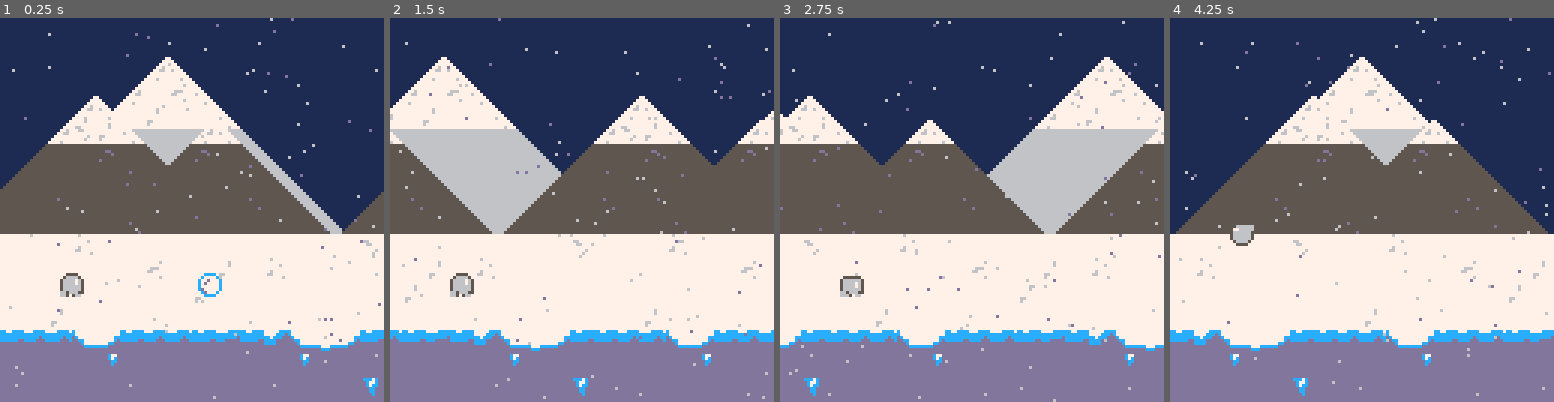
Above: before the commit, frames 1-4 (left to right).
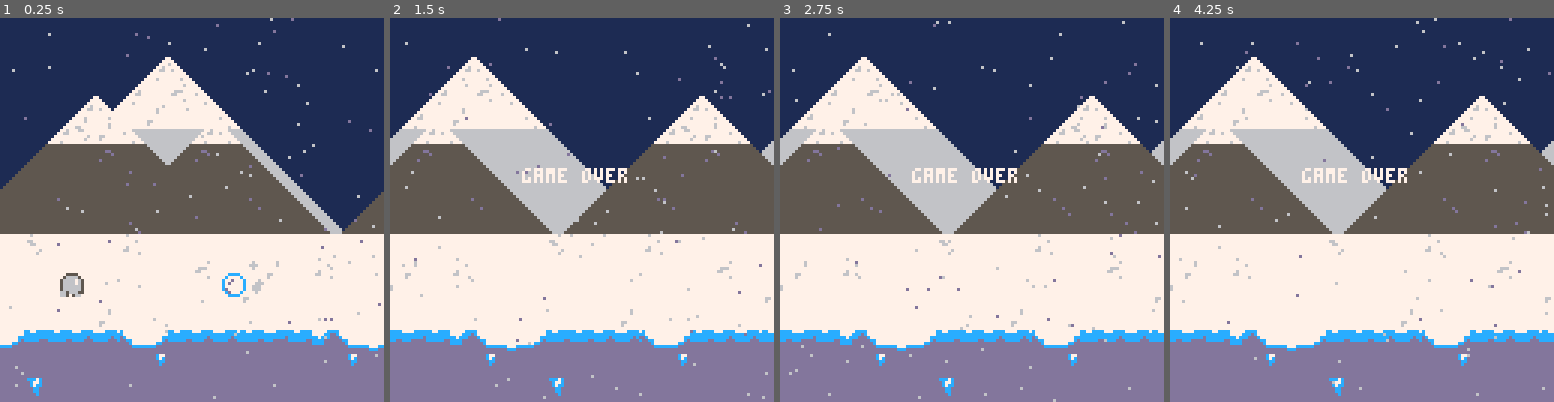
Above: after the commit, the same moments.

Repository: ejames0711/runner
Game: PICO-8 cartridge runner.p8
Two runs of this game, one before a commit and one after it. Both use one fixed random seed, a clock stepped at 60 frames per second and the inputs below.
Inputs:
- Up to frame 1 (0.25 s): no input
- Up to frame 2 (1.5 s): tap X (X key) at 0.33, 1.07 s
- Up to frame 3 (2.75 s): tap X (X key) at 1.85 s
- Up to frame 4 (4.25 s): tap X (X key) at 2.97, 4.08 s

The runs differ from the first frame. In frame 1, 3.6% of the frame differs, in the area x 0-100%, y 56-99%; in frame 2, 17%; in frame 3, 23%; in frame 4, 26%, in the area x 0-100%, y 10-99%.

Commit message:
add particle system

Diff:
--- a/runner.p8
+++ b/runner.p8
@@ -2,9 +2,10 @@
 version 41
 __lua__
 function _init()
-	state="play"
-
-	plyr = {}
+	game={}
+	game.state="play"
+
+	plyr={}
 	plyr.spr=1
 	plyr.timer=0
 	plyr.x=20
@@ -15,7 +16,7 @@
 
 	ground={}
 	ground.x=0
-	ground.spd=5
+	ground.spd=3
 
 	hill={}
 	hill.x=0
@@ -27,12 +28,17 @@
 
 	bckgrnd={ground,hill,mnt}
 
+	lg_sb={}
+	lg_sb.spr=43
+
 	sb = {}
 	sb.spr=6
 	sb.timer=0
-	sb.spd=3
+	sb.spd=2
 	sb.x=90
 	sb.y=85
+
+	particles={}
 
  snowx={}
  snowy={}
@@ -42,14 +48,15 @@
 end
 
 function _update()
-	if state == "play" then
+	if game.state == "play" then
 		play_game()
-	elseif state == "end" then
+	elseif game.state == "end" then
 		end_game()
 	end
 
-
-	animate_snow()
+	spawn_particles()
+	update_particles()
+	update_snow()
 end
 
 function _draw()
@@ -57,13 +64,17 @@
 	draw_bckgrnd(68,1,mnt,5,16)
 	draw_bckgrnd(50,2,hill,10,16)
 	draw_bckgrnd(0,0,ground)
-	snow()
-	if state == "play" then
+	spawn_snow()
+	if game.state == "play" then
 		spr(plyr.spr,plyr.x,plyr.y)
 		spr(sb.spr,sb.x,sb.y)
-	elseif state == "end" then
+		for p in all(particles) do
+		circfill(p.x,p.y,p.r,p.c)
+		end
+	elseif game.state == "end" then
 		print("game over",44,50,7)
 	end
+
 end
 -->8
 --animations
@@ -97,6 +108,10 @@
 	anim_w_frames(sb,6,8,5)
 end
 
+function anim_lg_sb()
+
+end
+
 
 --snow
 function init_snow()
@@ -107,7 +122,7 @@
  end
 end
 
-function snow()
+function spawn_snow()
 	for i=1,#snowx do
 	 local scol=6
 
@@ -121,7 +136,7 @@
  end
 end
 
-function animate_snow()
+function update_snow()
   for i=1,#snowy do
 	  local sy=snowy[i]
 	  sy=sy+snowspd[i]
@@ -132,6 +147,33 @@
   end
 end
 
+function spawn_particles()
+	local part_c={6,12,13}
+	for i=1,3 do
+		add(particles,{
+			x=sb.x+rnd(8)+6,
+			y=sb.y+rnd(8),
+			r=1,
+			c=rnd(part_c),
+			l=1,
+			speed=1+rnd(2)
+		})
+	end
+
+end
+
+function update_particles()
+	for p in all(particles) do
+		p.x+=p.speed
+		p.y-=p.speed
+		p.l-=1
+		if p.l<0 then
+			del(particles,p)
+		end
+
+	end
+end
+
 
 
 -->8
@@ -192,7 +234,7 @@
 
 function play_game()
 	if collision(plyr,sb) then
-		state="end"
+		game.state="end"
 	end
 	physics()
 	anim_plyr()
Not shown, changed: 32 lines of the sprite sheet (__gfx__) section of runner.p8
